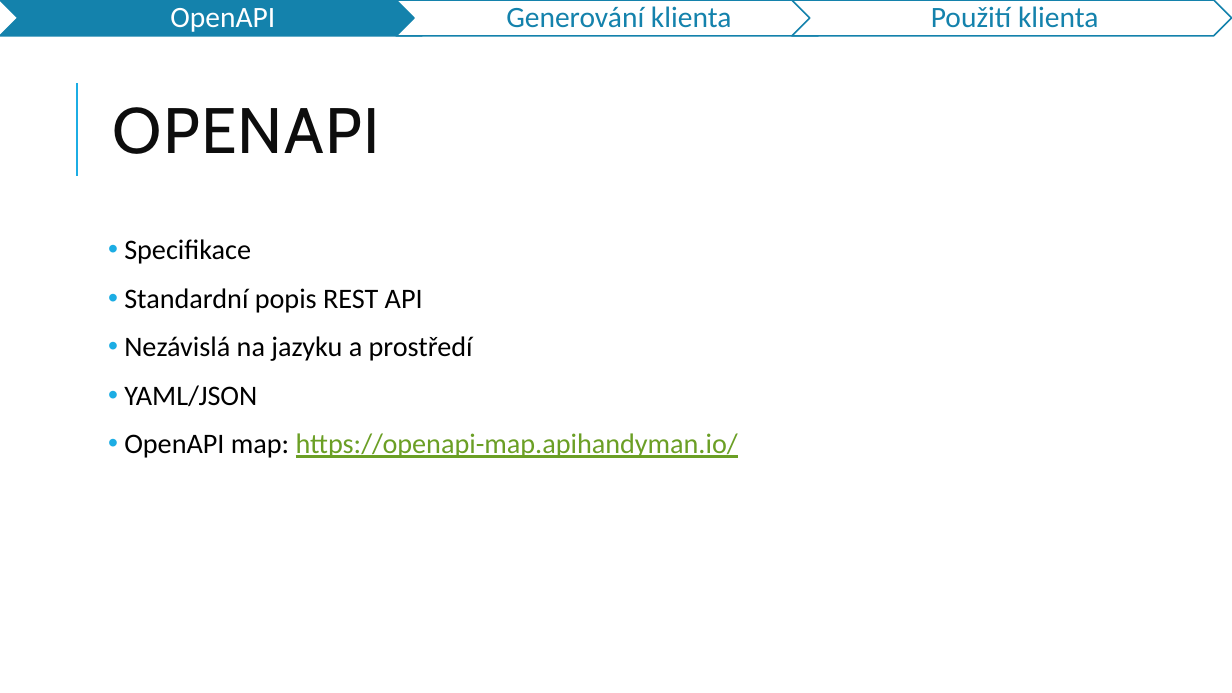
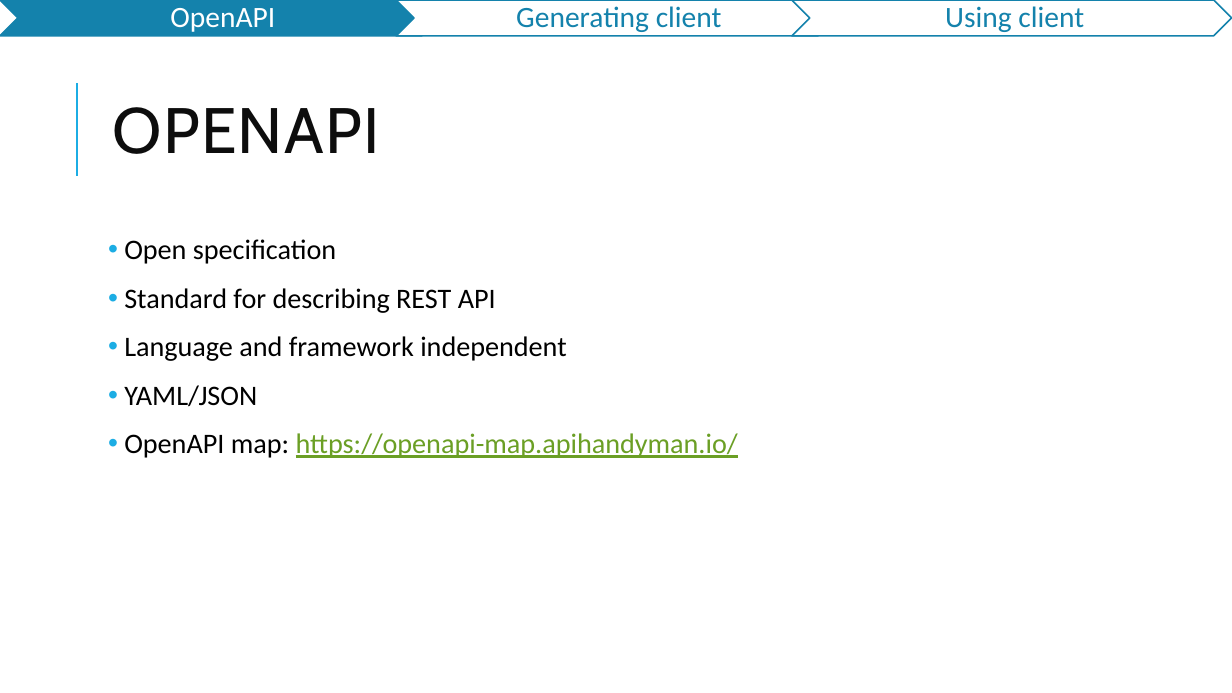
Before and after one commit to jasho/pv239-maui, a slide deck: slide 5 of 06_API/PV239-Xamarin-06_API.pptx. Drawn at 1232x693 pixels with LibreOffice and Linux fonts; fonts in the diff are those of the drawing. Boxes give left, top, right and bottom in pixels: in the first picture for what was removed or moved away, otherwise in the second. Text is boxed around its words. In the diff, an @@ line names an element or a change of style, - is before the commit and + after.

```diff
--- a/06_API/PV239-Xamarin-06_API.pptx
+++ b/06_API/PV239-Xamarin-06_API.pptx
@@ text at <box>516,6,722,32</box>: text changed @@
-Generování klienta
+Generating client
@@ text at <box>945,6,1084,32</box>: text changed @@
-Použití klienta
+Using client
@@ text at <box>124,239,566,361</box>: text changed @@
-• Specifikace
-• Standardní popis REST API
-• Nezávislá na jazyku a prostředí
+• Open specification
+• Standard for describing REST API
+• Language and framework independent
```
Also in this commit, not shown: 18 other slides changed, 3 slides removed, 1 other file.
